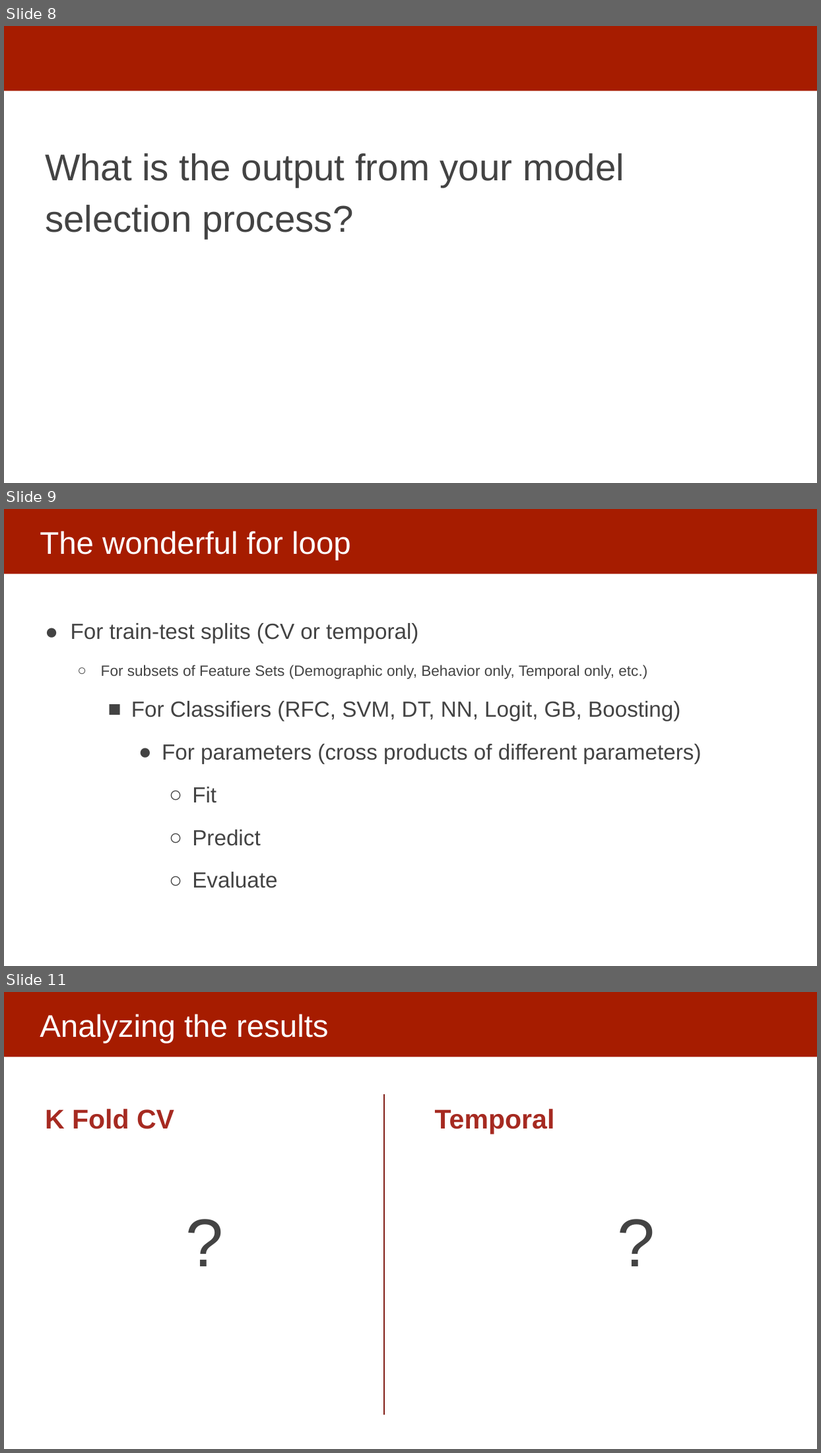
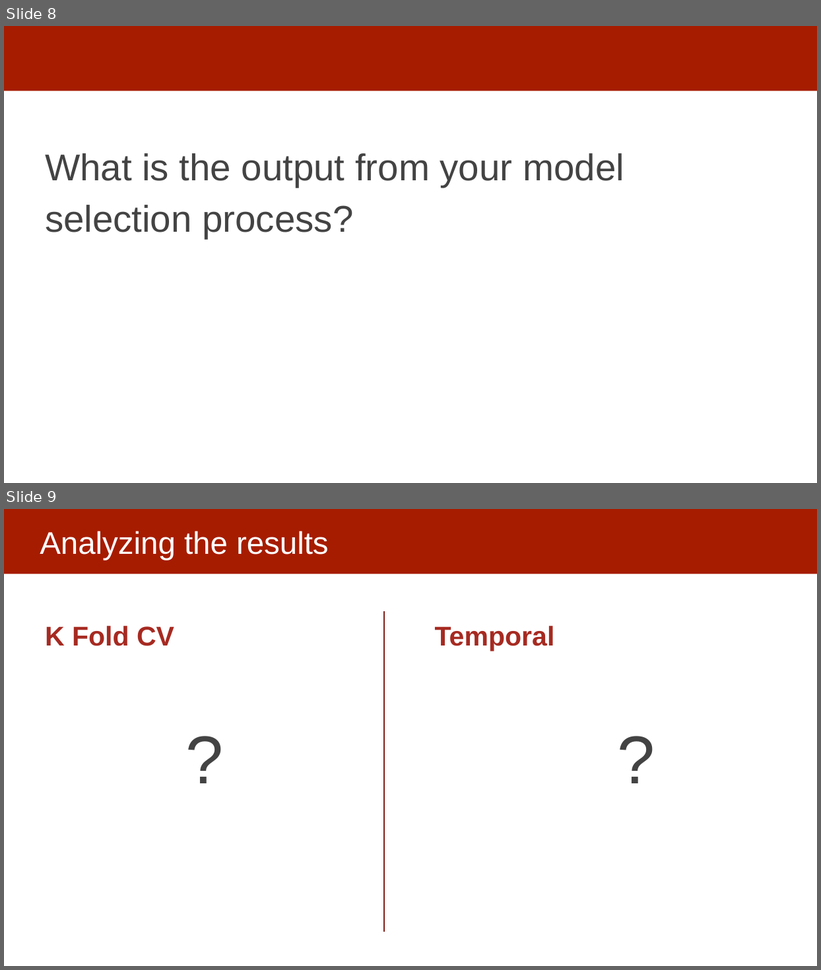
Before and after one commit to dssg/mlforpublicpolicylab, a slide deck: Lectures/15-ml-in-practice-and-model-selection-part-3.pptx. Shown one above the other, each under a label of ours: slides 8, 9 and 11 before the commit, slides 8 and 9 after it; the slides between them are not shown. The pictures are 821x1453 and 821x970 pixels, drawn with LibreOffice and Linux fonts; fonts in the diff are those of the drawing. Boxes give left, top, right and bottom in pixels: in the first picture for what was removed or moved away, otherwise in the second. Text is boxed around its words. In the diff, an @@ line names an element or a change of style, - is before the commit and + after.

```diff
--- a/Lectures/15-ml-in-practice-and-model-selection-part-3.pptx
+++ b/Lectures/15-ml-in-practice-and-model-selection-part-3.pptx
@@ slide 9 removed at (4,509,817,966), background #FFFFFF; not listed: 1 template element that a slide beside it also shows @@
@@ title removed at (40,531,351,560) @@
-The wonderful for loop
@@ text removed at (71,623,701,889) @@
-● For train-test splits (CV or temporal)
-  ○ For subsets of Feature Sets (Demographic only, Behavior only, Temporal only, etc.)
-    ■ For Classifiers (RFC, SVM, DT, NN, Logit, GB, Boosting)
-      ● For parameters (cross products of different parameters)
-        ○ Fit
-        ○ Predict
-        ○ Evaluate
@@ what was slide 11 is now slide 9 @@
```
Also in this commit, not shown: 1 slide changed, 1 other slide removed.
